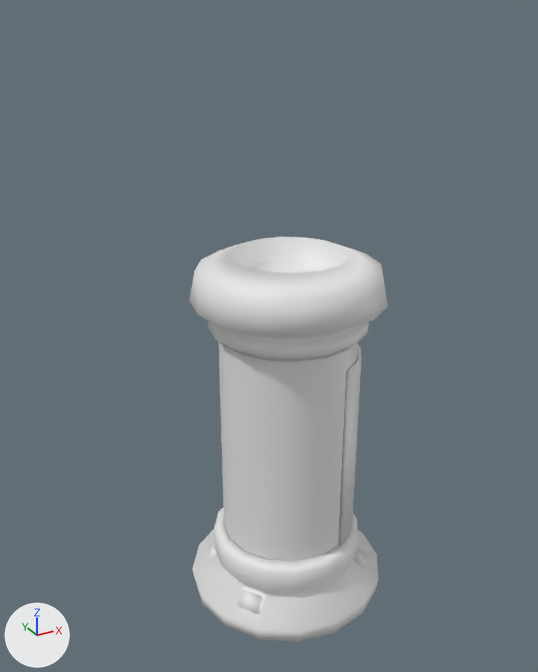
Before and after pictures for a commit that changed the FBX model EgoFractum/Assets/Models/chamber_new.fbx.
Camera for both pictures: a camera (50 mm lens) standing at (-4.19, -7.14, 7.34) and looking at (-0.14, 0.23, 3.65). The lights are fixed; the arrows at lower left show +X, +Y and +Z. The first picture is the older version. Where no turn or scale is listed for an object, it has been applied to the vertices.
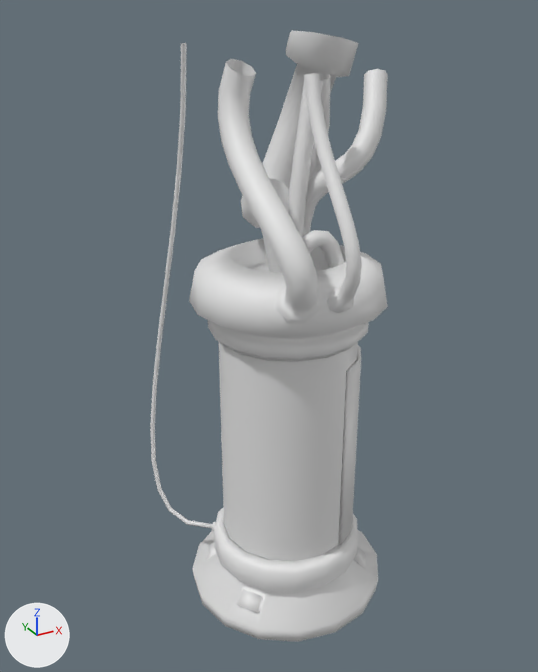
Boxes [x1, y1, x2, y2] around the edits, measured in the pictures (538 x 672 px):
'BézierCurve.005', added
    after: [218, 59, 319, 323]
'BézierCurve.006', added
    after: [241, 30, 359, 273]
'BézierCurve.004', added
    after: [304, 73, 362, 313]
'BézierCurve.007', added
    after: [304, 69, 388, 234]
'BézierCurve.008', added
    after: [288, 81, 344, 269]
'BézierCurve.003', added
    after: [150, 43, 216, 531]
'BézierCurve.002', added
    after: [309, 73, 330, 179]

What changed in the scene script:
```text
Add me_béziercurve_011:
    me_béziercurve_011.from_pydata(...)  # 128 vertices, 120 faces; spans x -0.58..-0.02, y -1.31..0.54, z 4.26..6.85
Add me_béziercurve_010:
    me_béziercurve_010.from_pydata(...)  # 120 vertices, 112 faces; spans x -0.18..0.11, y -1.44..-0.32, z 4.33..6.75
Add me_béziercurve_012:
    me_béziercurve_012.from_pydata(...)  # 120 vertices, 112 faces; spans x -0.36..1.16, y -0.25..1.15, z 4.57..7.11
Add me_béziercurve_008:
    me_béziercurve_008.from_pydata(...)  # 128 vertices, 120 faces; spans x 0.07..0.82, y 0.1..1.7, z 3.82..6.68
Add me_béziercurve_014:
    me_béziercurve_014.from_pydata(...)  # 104 vertices, 96 faces; spans x -0.15..0.62, y -0.43..0.05, z 4.19..6.66
Add me_béziercurve_009:
    me_béziercurve_009.from_pydata(...)  # 120 vertices, 112 faces; spans x -1.41..-0.75, y 0.48..1.33, z 0.76..7.01
Add me_béziercurve_013:
    me_béziercurve_013.from_pydata(...)  # 104 vertices, 96 faces; spans x 0.11..1.16, y -0.52..0.39, z 4.21..6.74
Add ob_béziercurve_005:
    ob_béziercurve_005 = bpy.data.objects.new('BézierCurve.005', me_béziercurve_011)
    ob_béziercurve_005.location = (-0.16, 0.03, 0.0)
Add ob_béziercurve_004:
    ob_béziercurve_004 = bpy.data.objects.new('BézierCurve.004', me_béziercurve_010)
    ob_béziercurve_004.location = (0.0, 0.0, 0.0)
Add ob_béziercurve_006:
    ob_béziercurve_006 = bpy.data.objects.new('BézierCurve.006', me_béziercurve_012)
    ob_béziercurve_006.location = (0.0, 0.0, 0.0)
Add ob_béziercurve_002:
    ob_béziercurve_002 = bpy.data.objects.new('BézierCurve.002', me_béziercurve_008)
    ob_béziercurve_002.location = (0.0, 0.0, 0.0)
Add ob_béziercurve_008:
    ob_béziercurve_008 = bpy.data.objects.new('BézierCurve.008', me_béziercurve_014)
    ob_béziercurve_008.location = (0.0, 0.0, 0.0)
Add ob_béziercurve_003:
    ob_béziercurve_003 = bpy.data.objects.new('BézierCurve.003', me_béziercurve_009)
    ob_béziercurve_003.location = (0.0, 0.0, 0.0)
Add ob_béziercurve_007:
    ob_béziercurve_007 = bpy.data.objects.new('BézierCurve.007', me_béziercurve_013)
    ob_béziercurve_007.location = (0.0, 0.0, 0.0)
```
